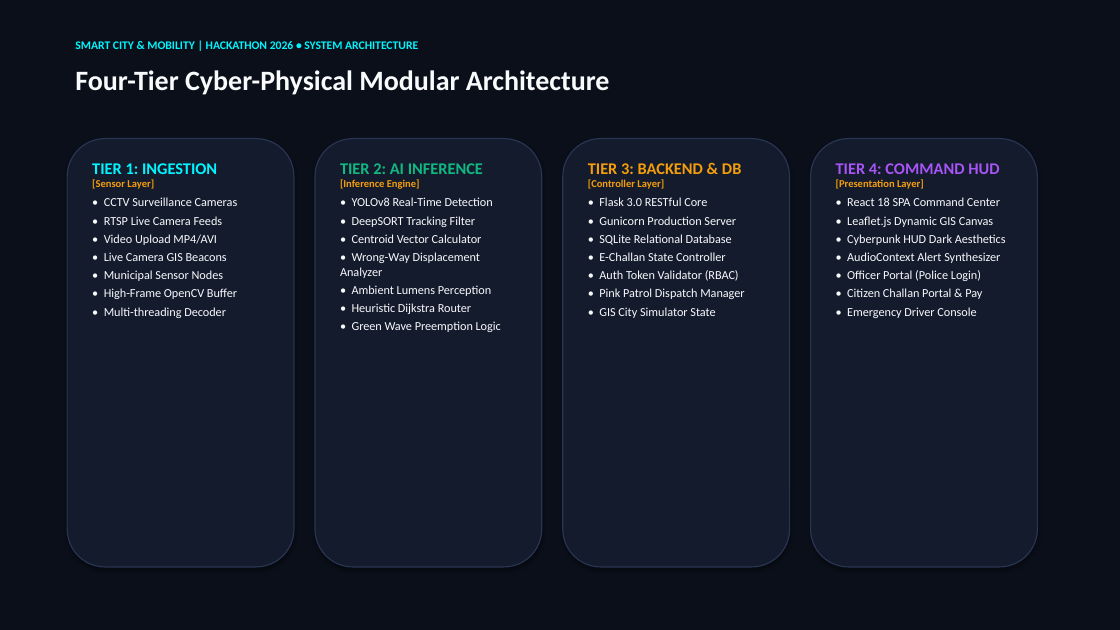
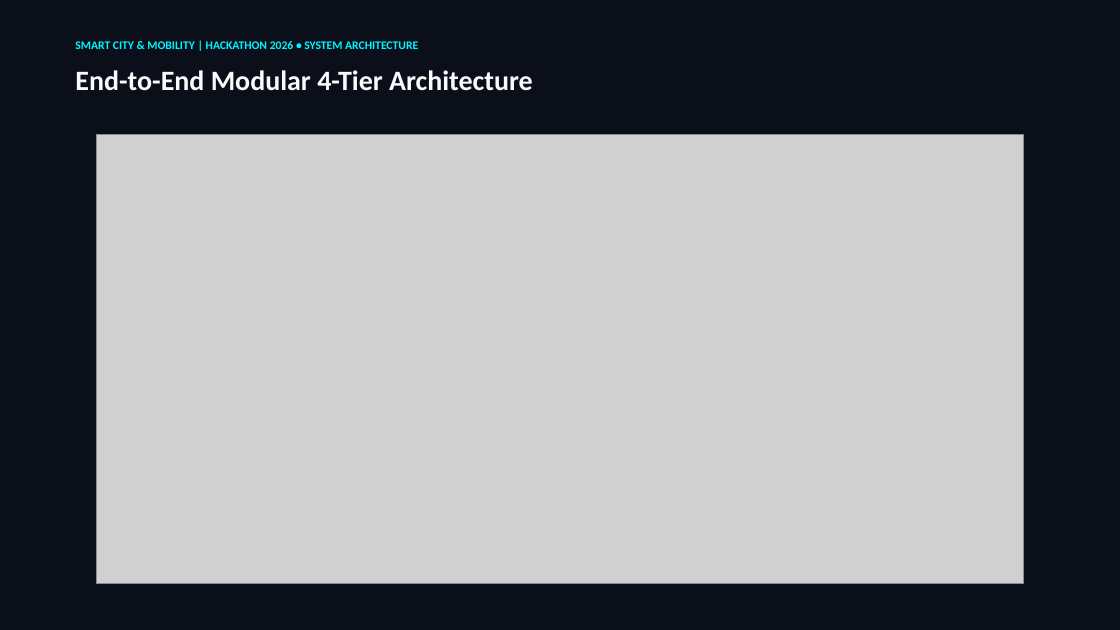
Before and after one commit to monika0806/CIT1, a slide deck: slide 4 of RoadPulseAI_Smart_Traffic_Presentation.pptx. Drawn at 1120x630 pixels with LibreOffice and Linux fonts; fonts in the diff are those of the drawing; grey boxes stand for pictures. Boxes give left, top, right and bottom in pixels: in the first picture for what was removed or moved away, otherwise in the second. Text is boxed around its words. In the diff, an @@ line names an element or a change of style, - is before the commit and + after.

Commit message:
docs: add system architecture diagram image and embed into slide 4 of presentation deck

```diff
--- a/RoadPulseAI_Smart_Traffic_Presentation.pptx
+++ b/RoadPulseAI_Smart_Traffic_Presentation.pptx
@@ text at (75, 70, 533, 91): text changed @@
-Four-Tier Cyber-Physical Modular Architecture
+End-to-End Modular 4-Tier Architecture
@@ rounded rectangle removed at (67, 139, 294, 567) @@
@@ picture added at (97, 134, 1023, 584) @@
@@ rounded rectangle removed at (315, 139, 542, 567) @@
@@ rounded rectangle removed at (563, 139, 790, 567) @@
@@ rounded rectangle removed at (811, 139, 1038, 567) @@
@@ text removed at (92, 163, 238, 318) @@
-TIER 1: INGESTION
-[Sensor Layer]
-• CCTV Surveillance Cameras
-• RTSP Live Camera Feeds
-• Video Upload MP4/AVI
-• Live Camera GIS Beacons
-• Municipal Sensor Nodes
-• High-Frame OpenCV Buffer
-• Multi-threading Decoder
@@ text removed at (340, 163, 501, 332) @@
-TIER 2: AI INFERENCE
-[Inference Engine]
-• YOLOv8 Real-Time Detection
-• DeepSORT Tracking Filter
-• Centroid Vector Calculator
-• Wrong-Way Displacement Analyzer
-• Ambient Lumens Perception
-• Heuristic Dijkstra Router
-• Green Wave Preemption Logic
@@ text removed at (588, 163, 744, 318) @@
-TIER 3: BACKEND & DB
-[Controller Layer]
-• Flask 3.0 RESTful Core
-• Gunicorn Production Server
-• SQLite Relational Database
-• E-Challan State Controller
-• Auth Token Validator (RBAC)
-• Pink Patrol Dispatch Manager
-• GIS City Simulator State
@@ text removed at (836, 163, 1006, 318) @@
-TIER 4: COMMAND HUD
-[Presentation Layer]
-• React 18 SPA Command Center
-• Leaflet.js Dynamic GIS Canvas
-• Cyberpunk HUD Dark Aesthetics
-• AudioContext Alert Synthesizer
-• Officer Portal (Police Login)
-• Citizen Challan Portal & Pay
-• Emergency Driver Console
```
Also in this commit, not shown: 4 other files.
